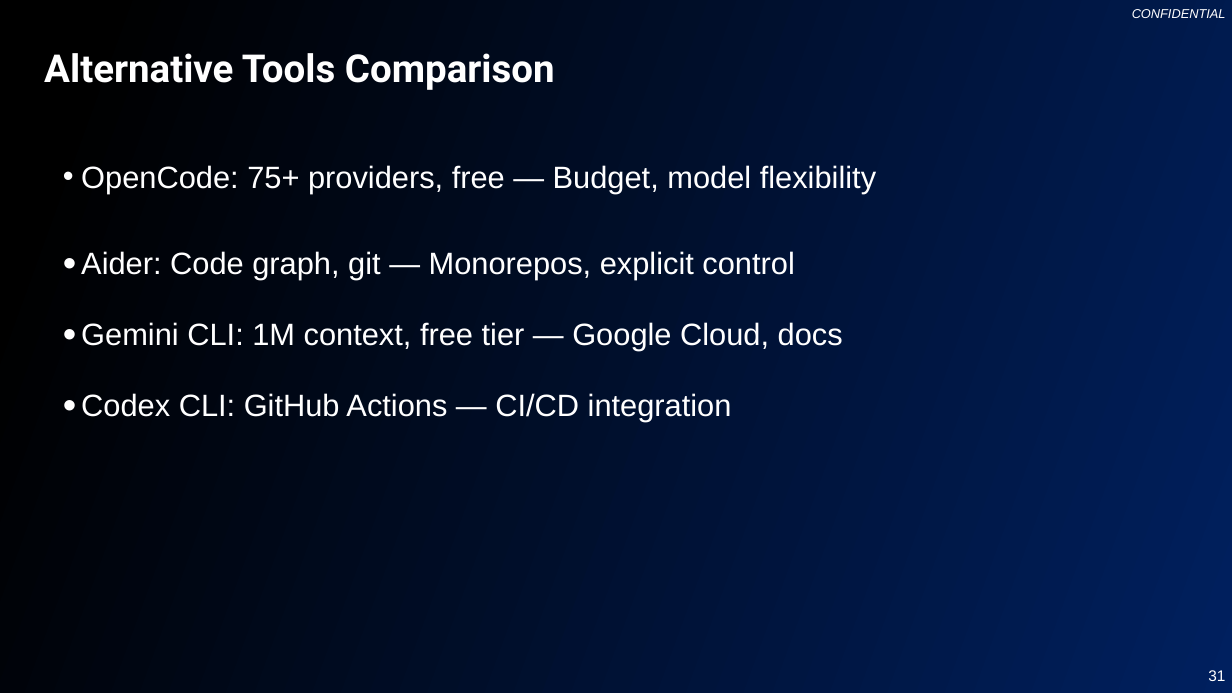
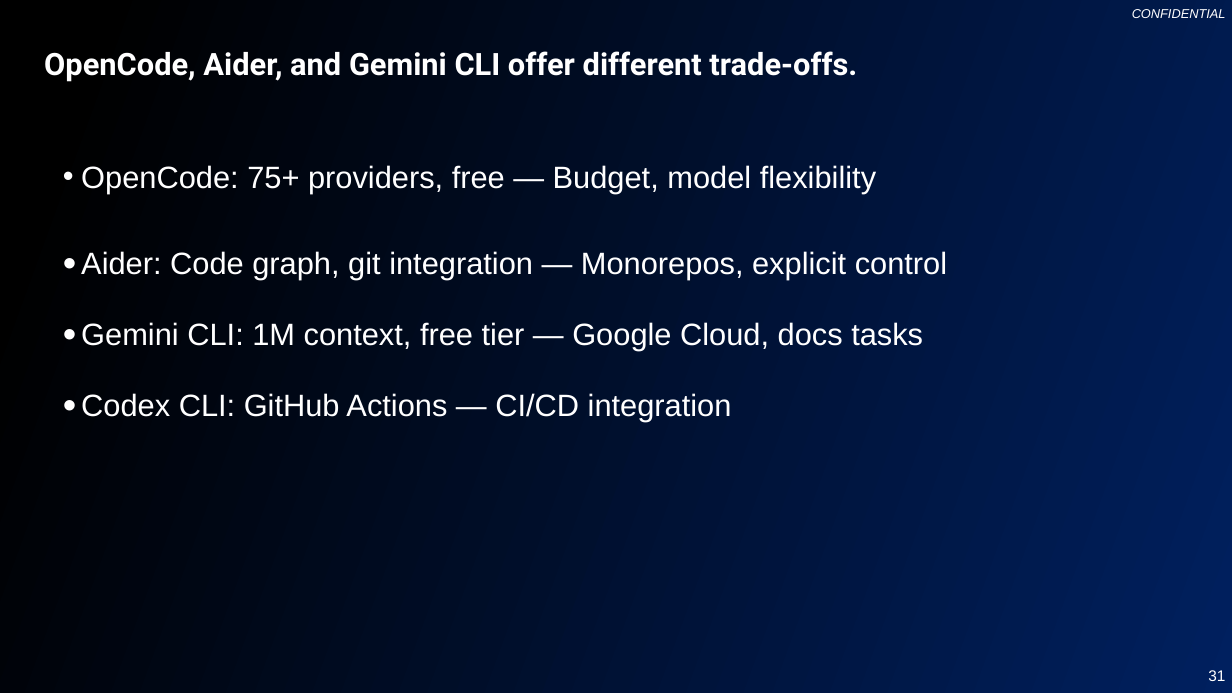
Before and after one commit to changhee-somite/20260114-claude-code, a slide deck: slide 31 of Claude-Code-Presentation.pptx. Drawn at 1232x693 pixels with LibreOffice and Linux fonts; fonts in the diff are those of the drawing; background and template pictures are left out. Boxes give left, top, right and bottom in pixels: in the first picture for what was removed or moved away, otherwise in the second. Text is boxed around its words. In the diff, an @@ line names an element or a change of style, - is before the commit and + after.

```diff
--- a/Claude-Code-Presentation.pptx
+++ b/Claude-Code-Presentation.pptx
@@ title at [44,51,857,82]: text changed; size 30 to 24 pt @@
-Alternative Tools Comparison
+OpenCode, Aider, and Gemini CLI offer different trade-offs.
@@ text at [81,251,947,351]: text changed @@
-• Aider: Code graph, git — Monorepos, explicit control
-• Gemini CLI: 1M context, free tier — Google Cloud, docs
+• Aider: Code graph, git integration — Monorepos, explicit control
+• Gemini CLI: 1M context, free tier — Google Cloud, docs tasks
```
Also in this commit, not shown: 42 other slides changed.
